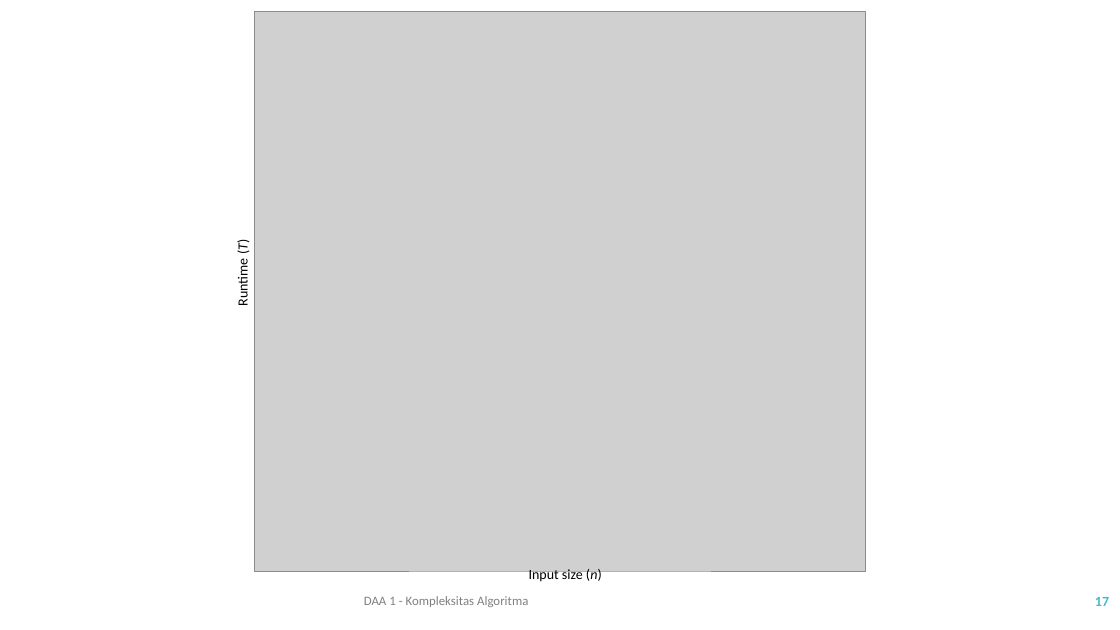
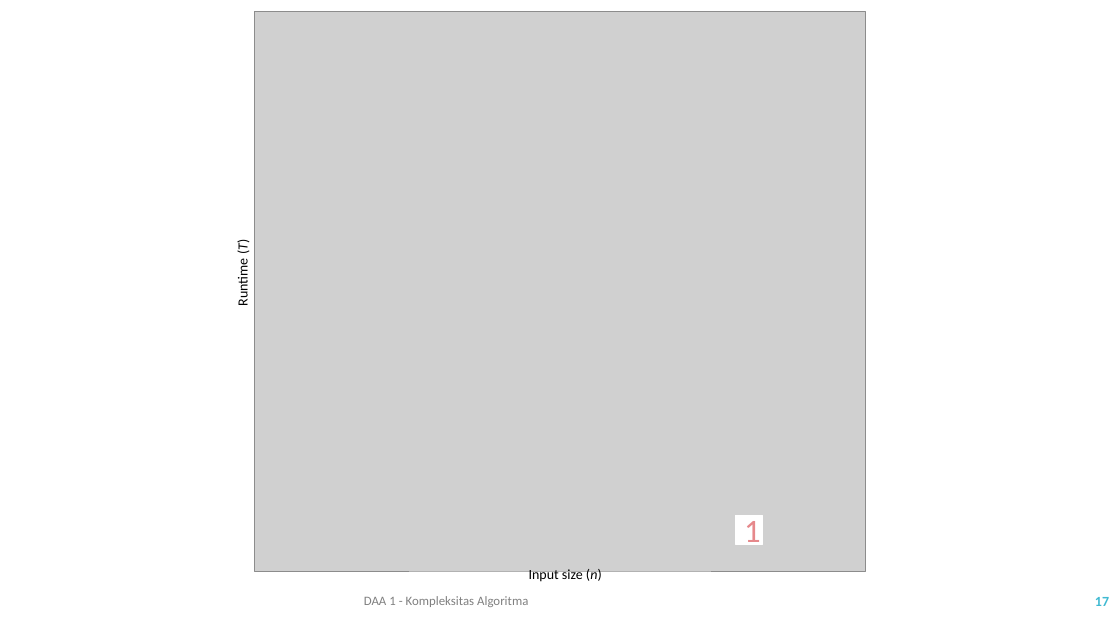
Before and after one commit to ksatria/MK-DAA, a slide deck: slide 17 of PPT/DAA 1 - Kompleksitas Algoritma.pptx. Drawn at 1120x630 pixels with LibreOffice and Linux fonts; fonts in the diff are those of the drawing; grey boxes stand for pictures. Boxes give left, top, right and bottom in pixels: in the first picture for what was removed or moved away, otherwise in the second. Text is boxed around its words. In the diff, an @@ line names an element or a change of style, - is before the commit and + after.

Commit message:
Edit PPT 1
Koreksi typo

```diff
--- a/PPT/DAA 1 - Kompleksitas Algoritma.pptx
+++ b/PPT/DAA 1 - Kompleksitas Algoritma.pptx
@@ rectangle added at [736, 516, 763, 544], fill #FFFFFF, outline #FFFFFF 0.85 pt, 28 pt, text #E6888B @@
+1
```
